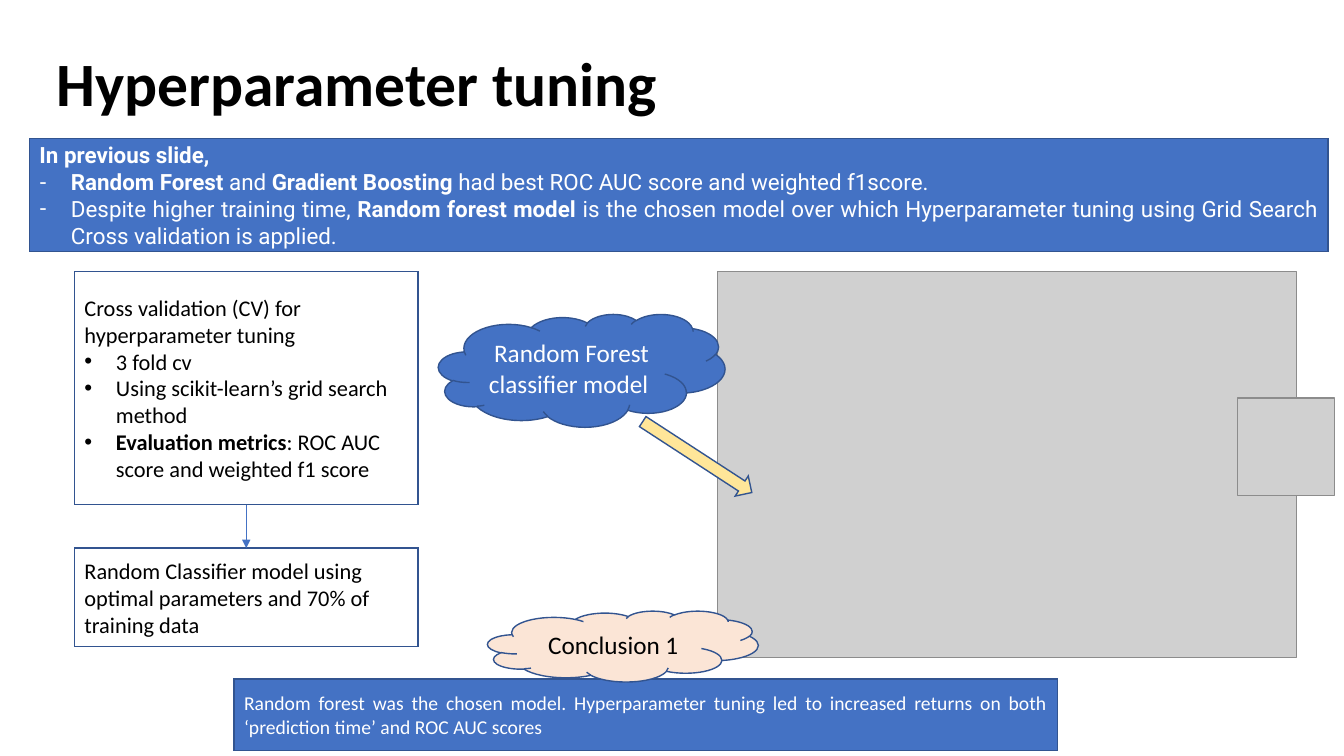
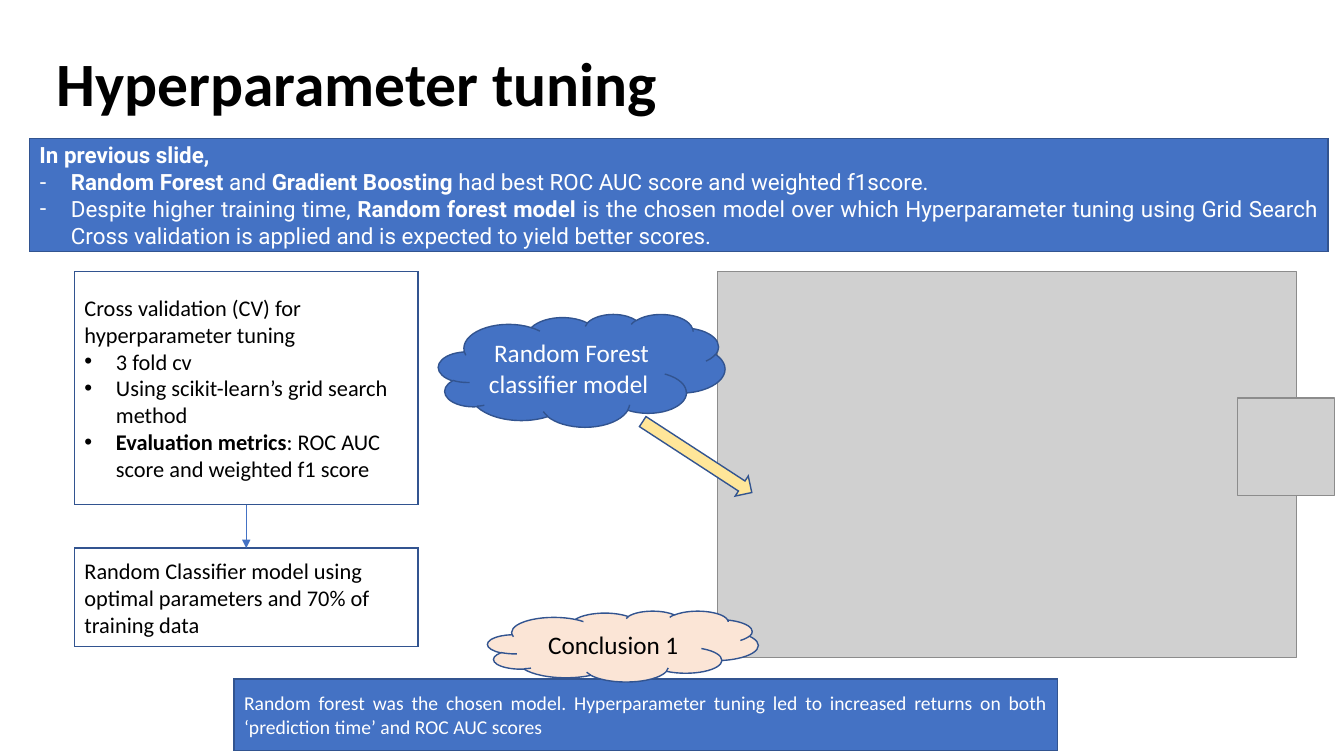
Before and after one commit to shalin4788/Springboard-Do-not-refer-, a slide deck: slide 12 of Capstone Two/reports/Capstone_Presentation.pptx. Drawn at 1344x756 pixels with LibreOffice and Linux fonts; fonts in the diff are those of the drawing; grey boxes stand for pictures. Boxes give left, top, right and bottom in pixels: in the first picture for what was removed or moved away, otherwise in the second. Text is boxed around its words. In the diff, an @@ line names an element or a change of style, - is before the commit and + after.

```diff
--- a/Capstone Two/reports/Capstone_Presentation.pptx
+++ b/Capstone Two/reports/Capstone_Presentation.pptx
@@ text in rectangle at bbox=[71, 200, 1318, 249]: text changed @@
-– Despite higher training time, Random forest model is the chosen model over which Hyperparameter tuning using Grid Search Cross validation is applied.
+– Despite higher training time, Random forest model is the chosen model over which Hyperparameter tuning using Grid Search Cross validation is applied and is expected to yield better scores.
```
Also in this commit, not shown: 7 other slides changed.
